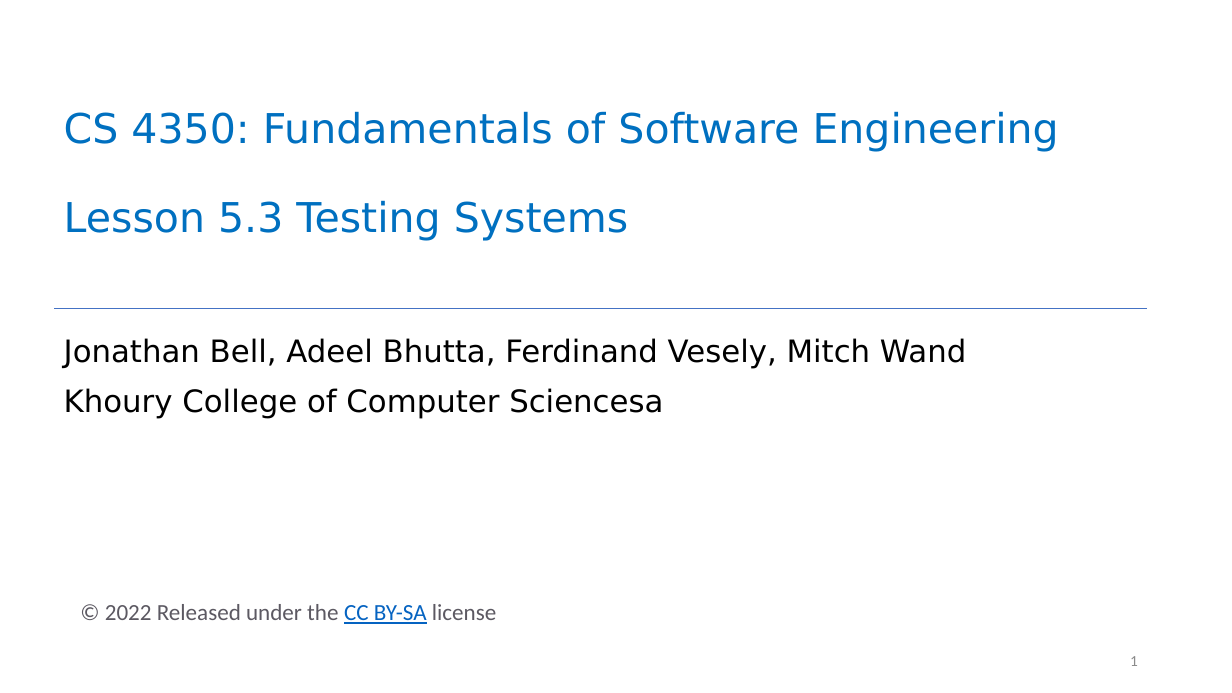
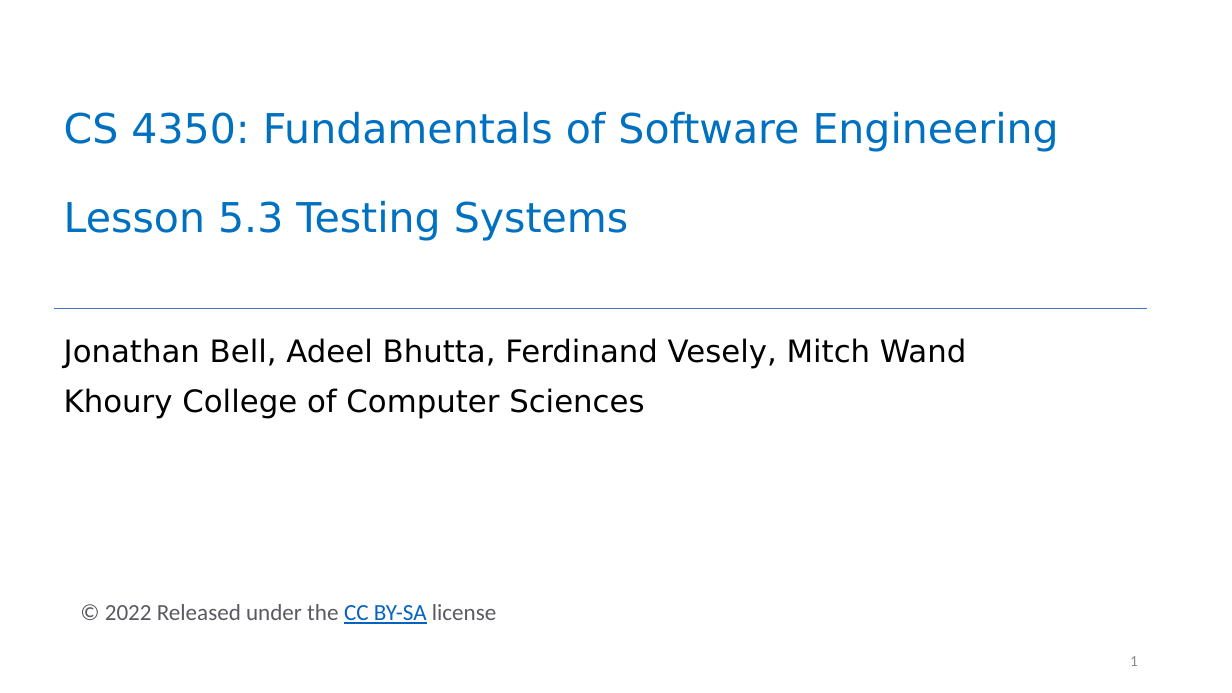
Before and after one commit to neu-se/CS4530-Spring-2022, a slide deck: slide 1 of Slides/Lesson 5.3 Testing Systems.pptx. Drawn at 1232x693 pixels with LibreOffice and Linux fonts; fonts in the diff are those of the drawing. Boxes give left, top, right and bottom in pixels: in the first picture for what was removed or moved away, otherwise in the second. Text is boxed around its words. In the diff, an @@ line names an element or a change of style, - is before the commit and + after.

```diff
--- a/Slides/Lesson 5.3 Testing Systems.pptx
+++ b/Slides/Lesson 5.3 Testing Systems.pptx
@@ subtitle at (64, 388, 644, 419): text changed @@
-Khoury College of Computer Sciencesa
+Khoury College of Computer Sciences
```
Also in this commit, not shown: 6 other slides changed, 4 slides added.
